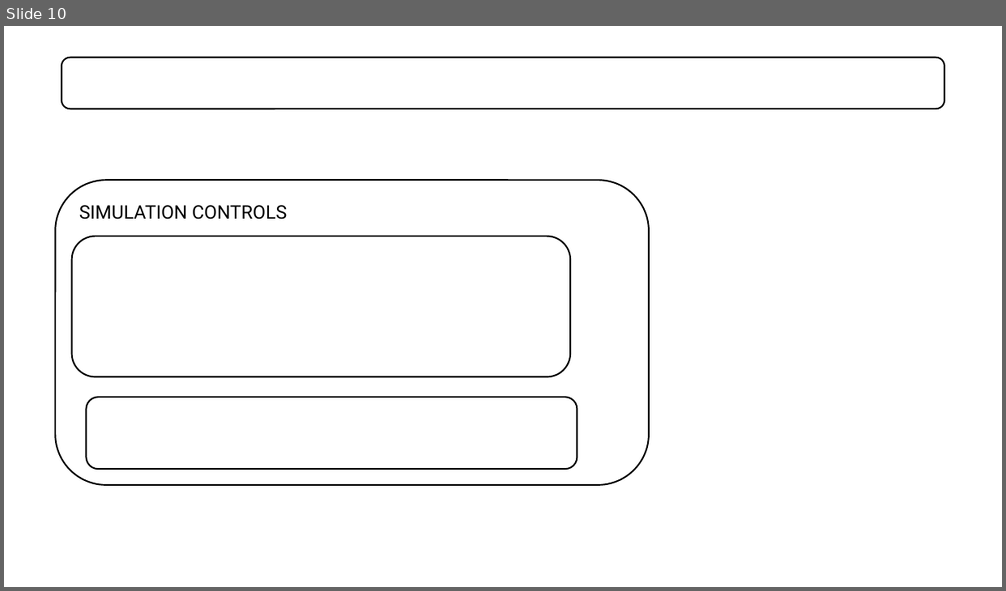
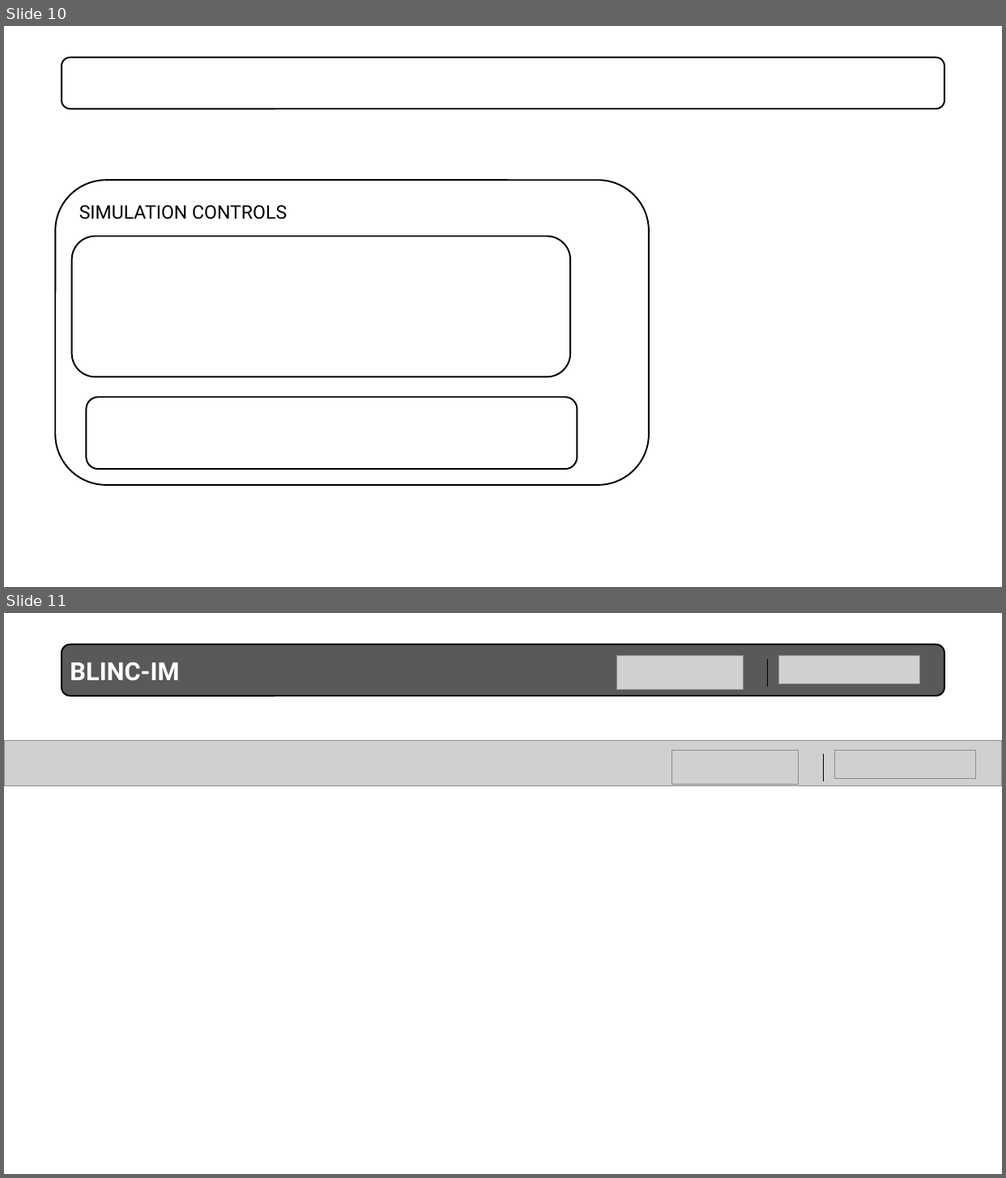
Before and after one commit to mkc2011/App-BLINC_iM, a slide deck: New Microsoft PowerPoint Presentation.pptx. Shown one above the other, each under a label of ours: slide 10 before the commit, slides 10 and 11 after it. The pictures are 1006x591 and 1006x1178 pixels, drawn with LibreOffice and Linux fonts; fonts in the diff are those of the drawing; grey boxes stand for pictures. Boxes give left, top, right and bottom in pixels: in the first picture for what was removed or moved away, otherwise in the second. Text is boxed around its words. In the diff, an @@ line names an element or a change of style, - is before the commit and + after.

```diff
--- a/New Microsoft PowerPoint Presentation.pptx
+++ b/New Microsoft PowerPoint Presentation.pptx
@@ slide 11 added at box(4, 613, 1002, 1174), background #FFFFFF @@
@@ rounded rectangle added at box(62, 645, 945, 696), fill #595959, outline #000000 1.5 pt @@
@@ picture added at box(616, 656, 743, 690) @@
@@ line added from (768, 659) to (768, 687), #000000 1 pt @@
@@ picture added at box(780, 656, 920, 683) @@
@@ text added at box(70, 662, 179, 681), 24 pt, text #FFFFFF, bold @@
+BLINC-IM
@@ picture added at box(4, 740, 1002, 786) @@
@@ picture added at box(672, 751, 799, 786) @@
@@ line added from (823, 754) to (823, 781), #000000 1 pt @@
@@ picture added at box(835, 751, 976, 778) @@
```
Also in this commit, not shown: 3 other files.
